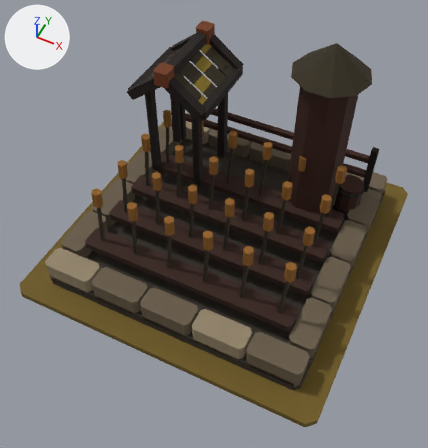
The glTF model art/farm_t5/farm_t5.glb, before and after one commit.
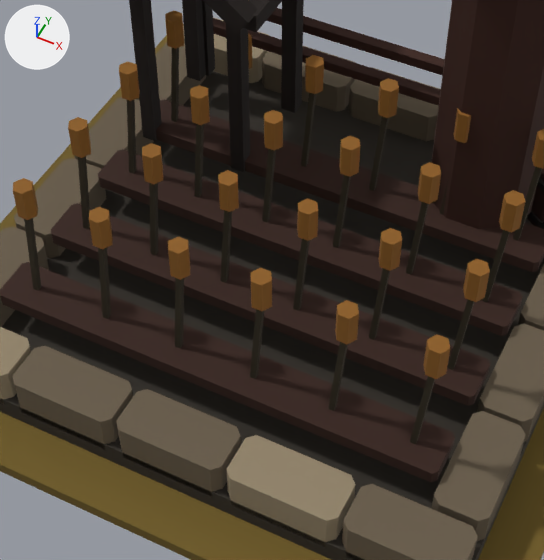
Each version appears first whole from a camera (50 mm lens) standing at (1.29, -2.81, 3.65) and looking at (0.05, -0.33, 0.54), and next in a close-up on the part from 20% to 80% of the width and 23% to 82% of the height. The axes (+X, +Y, +Z) are drawn at upper left. The lights are the same throughout. The first two pictures are the older version.

Before the edit, the objects in view are built like this:
```python
me_mmr___farm___t05_architecture_mesh_001 = bpy.data.meshes.new('MMR | farm | T05 Architecture Mesh.001')
me_mmr___farm___t05_architecture_mesh_001.from_pydata(...)  # 1147 vertices, 1850 faces; spans x -1.0..1.0, y -1.0..1.0, z 0.0..1.6
me_mmr___farm___t05_architecture_mesh_001.materials.append(mat_mmr___shared_palette_atlas)  # picture img_mmr_shared_color_palette_64
me_mmr___farm___t05_shelter_supports_mesh_001 = bpy.data.meshes.new('MMR | farm | T05 Shelter Supports Mesh.001')
me_mmr___farm___t05_shelter_supports_mesh_001.from_pydata(...)  # 32 vertices, 48 faces; spans x -0.791..-0.349, y 0.215..0.705, z 0.22..1.064
me_mmr___farm___t05_shelter_supports_mesh_001.materials.append(mat_mmr___shared_palette_atlas)  # picture img_mmr_shared_color_palette_64
me_mmr___farm___tier_05_ground_mesh_001 = bpy.data.meshes.new('MMR | farm | Tier 05 Ground Mesh.001')
me_mmr___farm___tier_05_ground_mesh_001.from_pydata(...)  # 16 vertices, 28 faces; spans x -1.17..1.17, y -1.17..1.17, z -0.05..0.0
me_mmr___farm___tier_05_ground_mesh_001.materials.append(mat_mmr___shared_palette_atlas)  # picture img_mmr_shared_color_palette_64
ob_mmr___farm___t05_architecture_001 = bpy.data.objects.new('MMR | farm | T05 Architecture.001', me_mmr___farm___t05_architecture_mesh_001)
ob_mmr___farm___t05_architecture_001.location = (0.0, 0.0, 0.05)
ob_mmr___farm___t05_shelter_supports_001 = bpy.data.objects.new('MMR | farm | T05 Shelter Supports.001', me_mmr___farm___t05_shelter_supports_mesh_001)
ob_mmr___farm___t05_shelter_supports_001.location = (0.0, 0.0, 0.05)
ob_mmr___farm___tier_05_ground_001 = bpy.data.objects.new('MMR | farm | Tier 05 Ground.001', me_mmr___farm___tier_05_ground_mesh_001)
ob_mmr___farm___tier_05_ground_001.location = (0.0, 0.0, 0.05)
```
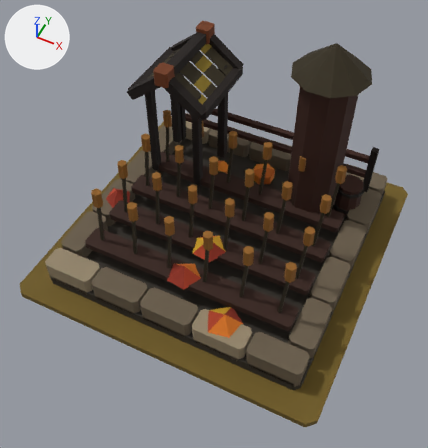
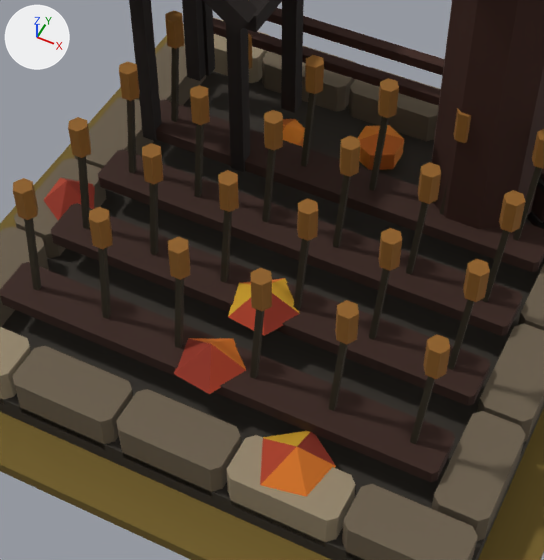
Location of each change, [x1, y1, x2, y2] in pixels of the close-ups (544 x 560 px):
'MMR | farm | T05 Autumn Dressing.001', added
    after: [44, 119, 404, 497]

The change, as a diff of the scene's bpy script:
```diff
--- a/art/farm_t5/farm_t5.glb.py
+++ b/art/farm_t5/farm_t5.glb.py
@@ me_mmr___farm___t05_autumn_dressing_001 @@
+me_mmr___farm___t05_autumn_dressing_001.from_pydata(...)  # 50 vertices, 56 faces; spans x -0.96..0.51, y -0.99..0.72, z 0.12..0.37
+me_mmr___farm___t05_autumn_dressing_001.materials.append(mat_mmr___shared_palette_atlas)  # picture img_mmr_shared_color_palette_64
@@ ob_mmr___farm___t05_autumn_dressing_001 @@
+ob_mmr___farm___t05_autumn_dressing_001 = bpy.data.objects.new('MMR | farm | T05 Autumn Dressing.001', me_mmr___farm___t05_autumn_dressing_001)
+ob_mmr___farm___t05_autumn_dressing_001.location = (0.0, 0.0, 0.05)
```
